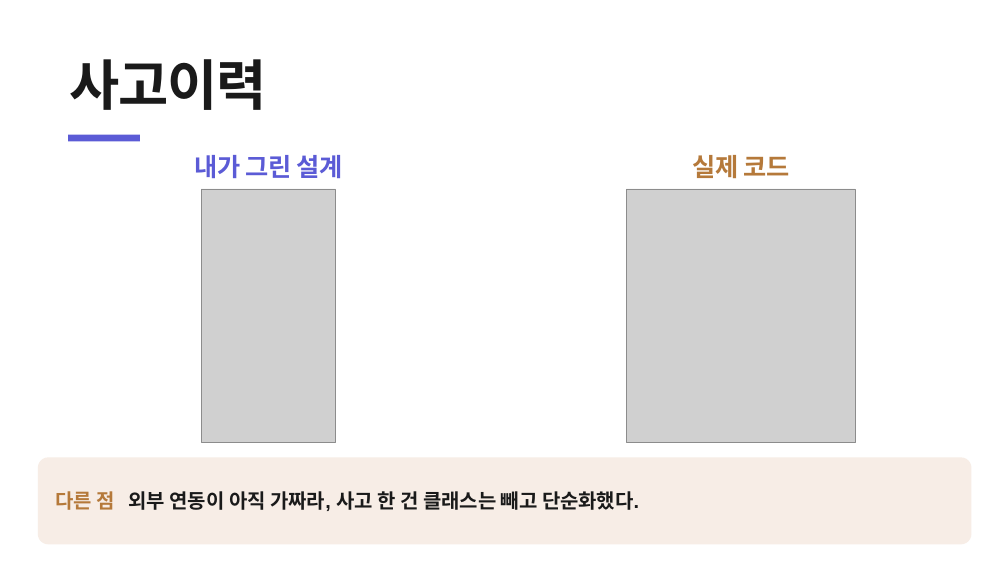
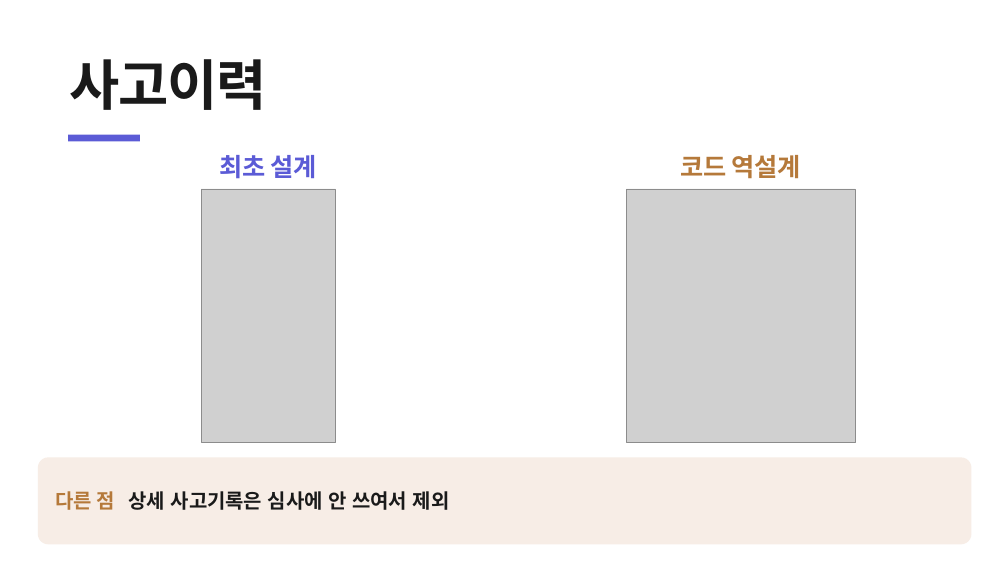
Before and after one commit to heyoonyoon/distributed-programming, a slide deck: slide 16 of docs/presentation/보험발표-figma.pptx. Drawn at 1008x567 pixels with LibreOffice and Linux fonts; fonts in the diff are those of the drawing; grey boxes stand for pictures. Boxes give left, top, right and bottom in pixels: in the first picture for what was removed or moved away, otherwise in the second. Text is boxed around its words. In the diff, an @@ line names an element or a change of style, - is before the commit and + after.

```diff
--- a/docs/presentation/보험발표-figma.pptx
+++ b/docs/presentation/보험발표-figma.pptx
@@ text at bbox=[220, 155, 317, 179]: text changed @@
-내가 그린 설계
+최초 설계
@@ text at bbox=[681, 155, 801, 179]: text changed @@
-실제 코드
+코드 역설계
@@ text in rounded rectangle at bbox=[56, 491, 450, 510]: text changed @@
-다른 점 외부 연동이 아직 가짜라, 사고 한 건 클래스는 빼고 단순화했다.
+다른 점 상세 사고기록은 심사에 안 쓰여서 제외
```
Also in this commit, not shown: 26 other slides changed, 8 slides added, 4 slides removed, 1 other file.
